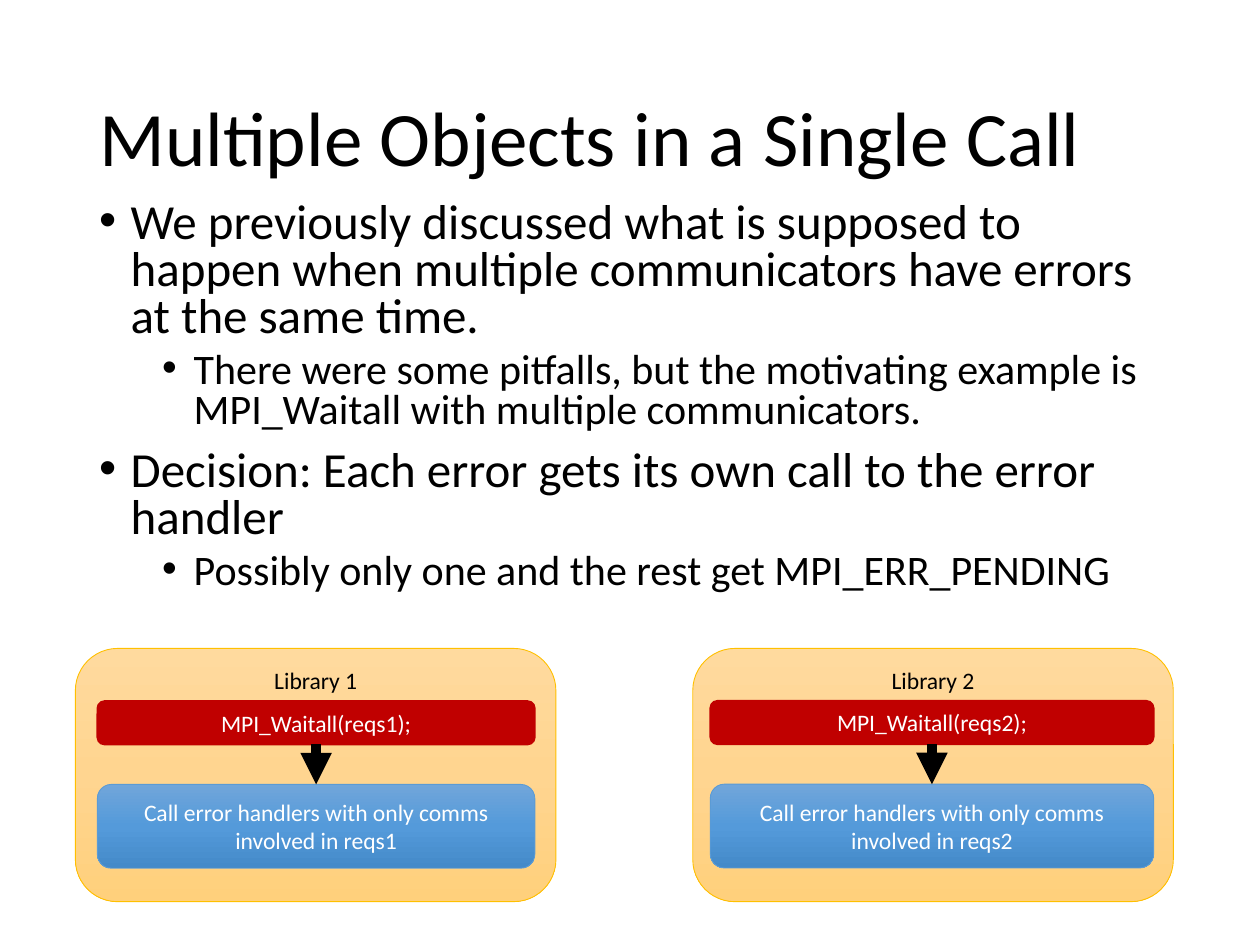
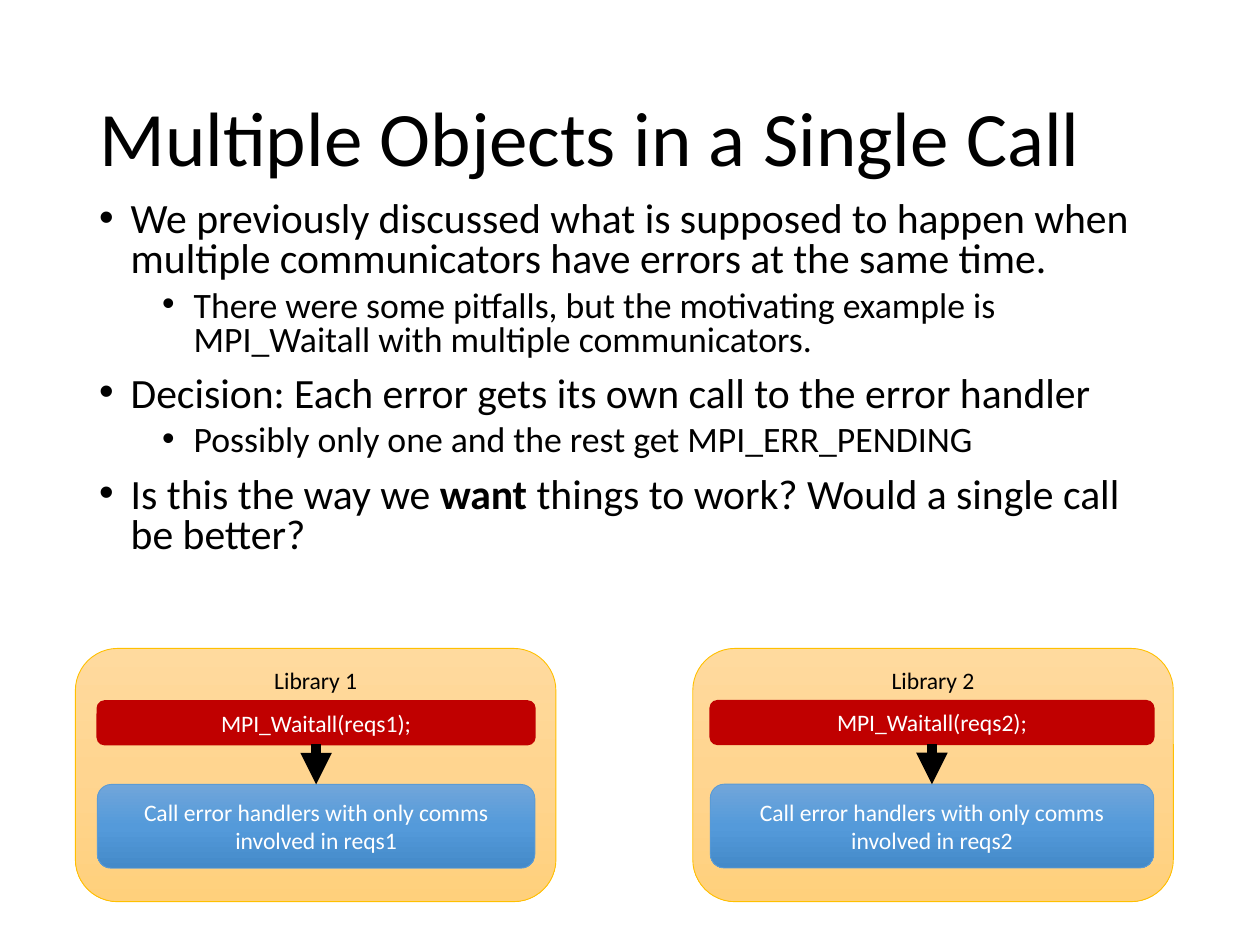
Before and after one commit to mpiwg-ft/ft-issues, a slide deck: slide 5 of slides/2016-03-01-FTWG-Error-Handlers.pptx (slide 4 before the commit). Drawn at 1260x945 pixels with LibreOffice and Linux fonts; fonts in the diff are those of the drawing. Boxes give left, top, right and bottom in pixels: in the first picture for what was removed or moved away, otherwise in the second. Text is boxed around its words. In the diff, an @@ line names an element or a change of style, - is before the commit and + after.

```diff
--- a/slides/2016-03-01-FTWG-Error-Handlers.pptx
+++ b/slides/2016-03-01-FTWG-Error-Handlers.pptx
@@ text at (131, 204, 1128, 458): size 28 to 23.8 pt in "We previously discussed what is supposed to ...", "Decision: Each error gets its own call ..."; size 24 to 20.4 pt in "There were some pitfalls, but the motivating ...", "Possibly only one and the rest get ..." @@
@@ text at (131, 480, 1119, 550): paragraph added @@
+• Is this the way we want things to work? Would a single call be better?
```
Also in this commit, not shown: 6 other slides changed, 1 slide added.
